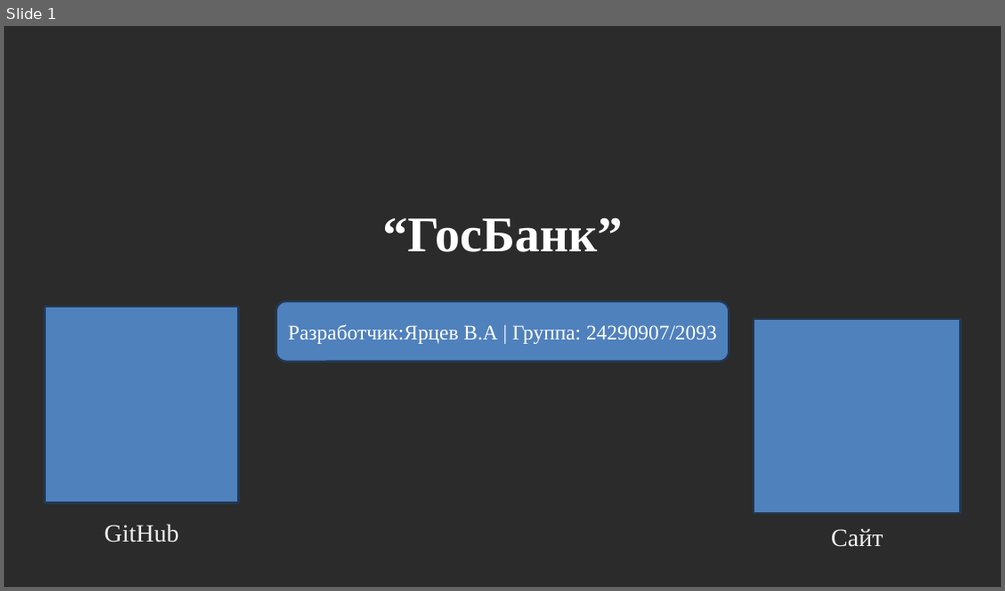
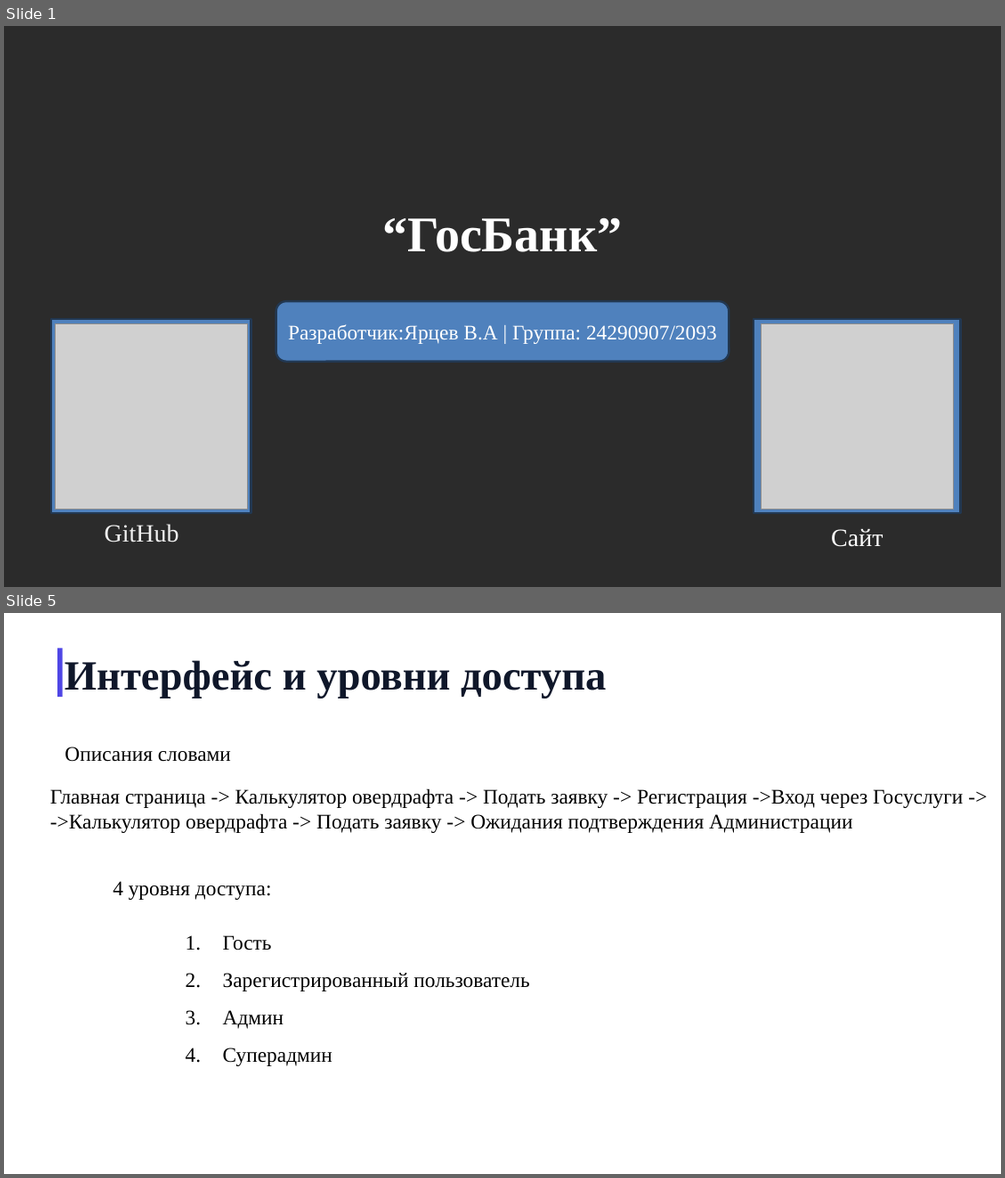
Before and after one commit to KOngfrost/BankBankBank, a slide deck: GosBank.pptx. Shown one above the other, each under a label of ours: slide 1 before the commit, slides 1 and 5 after it; the slides between them are not shown. The pictures are 1005x591 and 1005x1178 pixels, drawn with LibreOffice and Linux fonts; fonts in the diff are those of the drawing; grey boxes stand for pictures; background and template pictures are left out; a plain dark background stands for a picture behind light text. Boxes give left, top, right and bottom in pixels: in the first picture for what was removed or moved away, otherwise in the second. Text is boxed around its words. In the diff, an @@ line names an element or a change of style, - is before the commit and + after.

```diff
--- a/GosBank.pptx
+++ b/GosBank.pptx
@@ slide 5 added at <box>4,613,1001,1174</box>, background picture (left out) @@
@@ rectangle added at <box>57,648,63,697</box>, fill #4F46E5 @@
@@ text added at <box>65,660,606,698</box>, 40 pt, text #0F172A, bold @@
+Интерфейс и уровни доступа
@@ text added at <box>65,747,231,762</box>, 20 pt, text #000000 @@
+Описания словами
@@ text added at <box>50,788,963,833</box>, 20 pt, text #000000 @@
+Главная страница -> Калькулятор овердрафта -> Подать заявку -> Регистрация ->Вход через Госуслуги ->
+->Калькулятор овердрафта -> Подать заявку -> Ожидания подтверждения Администрации
@@ text added at <box>113,881,272,900</box>, 20 pt, text #000000 @@
+4 уровня доступа:
@@ text added at <box>223,935,529,1066</box>, 20 pt, text #000000 @@
+1. Гость
+2. Зарегистрированный пользователь
+3. Админ
+4. Суперадмин
@@ slide 1 changed as well @@
@@ rectangle: place and size @@
-rectangle at <box>44,306,239,502</box>
+rectangle at <box>51,319,251,514</box>
@@ picture added at <box>55,323,247,509</box> @@
@@ picture added at <box>760,323,954,509</box> @@
```
Also in this commit, not shown: 11 other slides changed, 3 other slides added, 4 slides removed, 4 other files.
